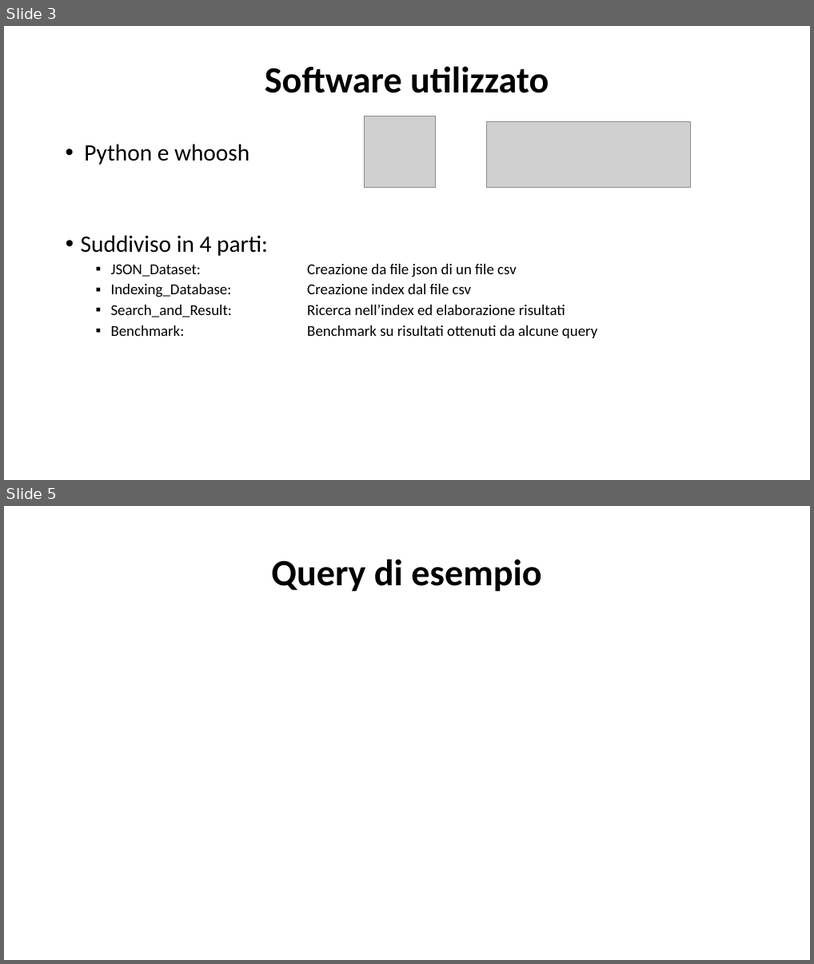
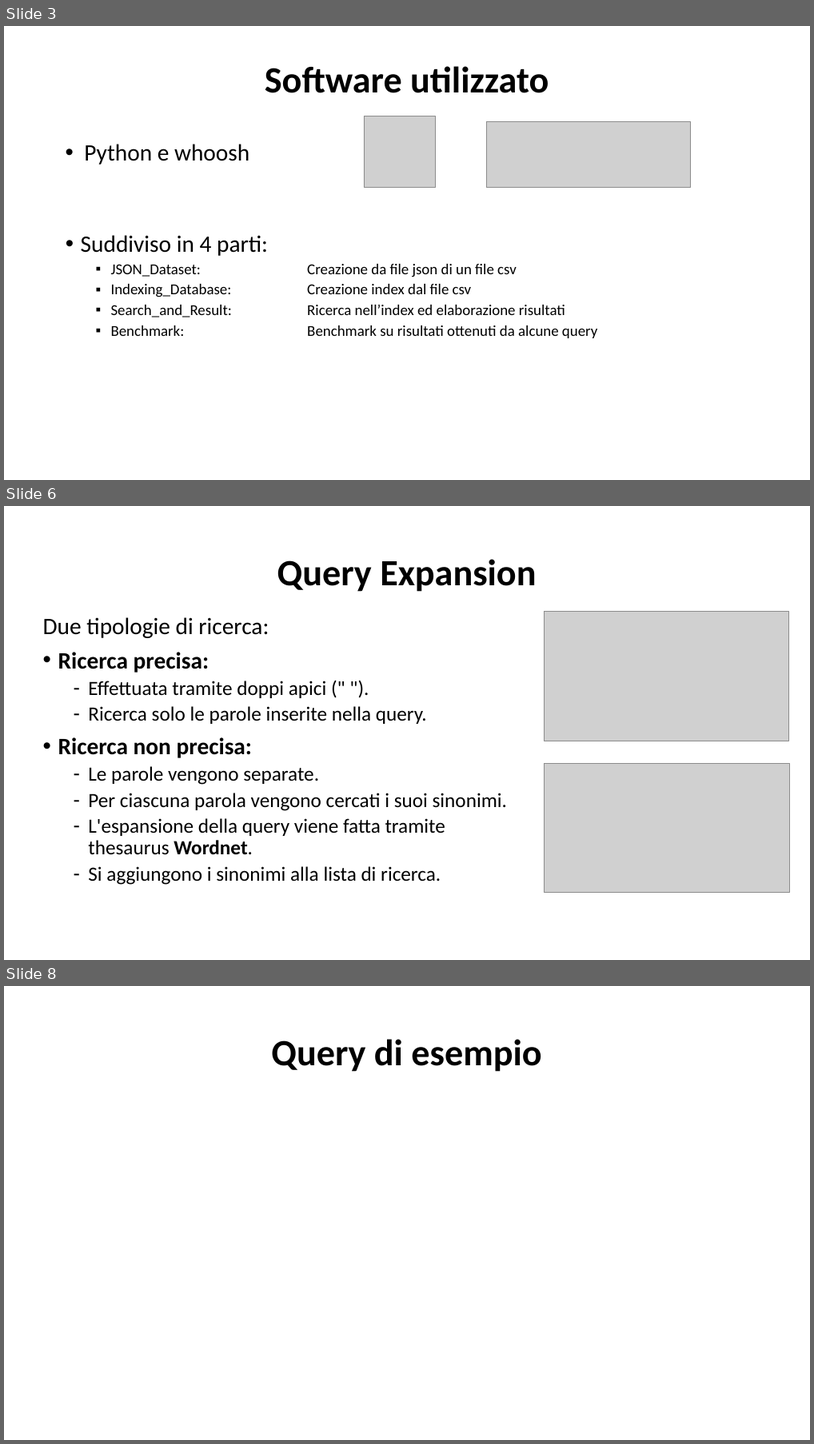
Before and after one commit to flitz99/Progetto_gestione, a slide deck: Presentazione.pptx. Shown one above the other, each under a label of ours: slides 3 and 5 before the commit, slides 3, 6 and 8 after it; the slides between them are not shown. The pictures are 814x964 and 814x1444 pixels, drawn with LibreOffice and Linux fonts; fonts in the diff are those of the drawing; grey boxes stand for pictures. Boxes give left, top, right and bottom in pixels: in the first picture for what was removed or moved away, otherwise in the second. Text is boxed around its words. In the diff, an @@ line names an element or a change of style, - is before the commit and + after.

```diff
--- a/Presentazione.pptx
+++ b/Presentazione.pptx
@@ slide 6 added at <box>4,506,810,960</box>, background #FFFFFF @@
@@ title added at <box>278,559,536,592</box>, 44 pt, text #000000, bold @@
+Query Expansion
@@ text added at <box>43,617,507,884</box>, 24 pt, text #000000 @@
+Due tipologie di ricerca:
+• Ricerca precisa:
+  – Effettuata tramite doppi apici (" ").
+  – Ricerca solo le parole inserite nella query.
+• Ricerca non precisa:
+  – Le parole vengono separate.
+  – Per ciascuna parola vengono cercati i suoi sinonimi.
+  – L'espansione della query viene fatta tramite thesaurus Wordnet.
+  – Si aggiungono i sinonimi alla lista di ricerca.
@@ picture added at <box>544,612,790,740</box> @@
@@ picture added at <box>544,763,790,892</box> @@
@@ what was slide 5 is now slide 8 @@
```
Also in this commit, not shown: 1 slide changed, 2 other slides added, 3 slides removed, 1 other file.
